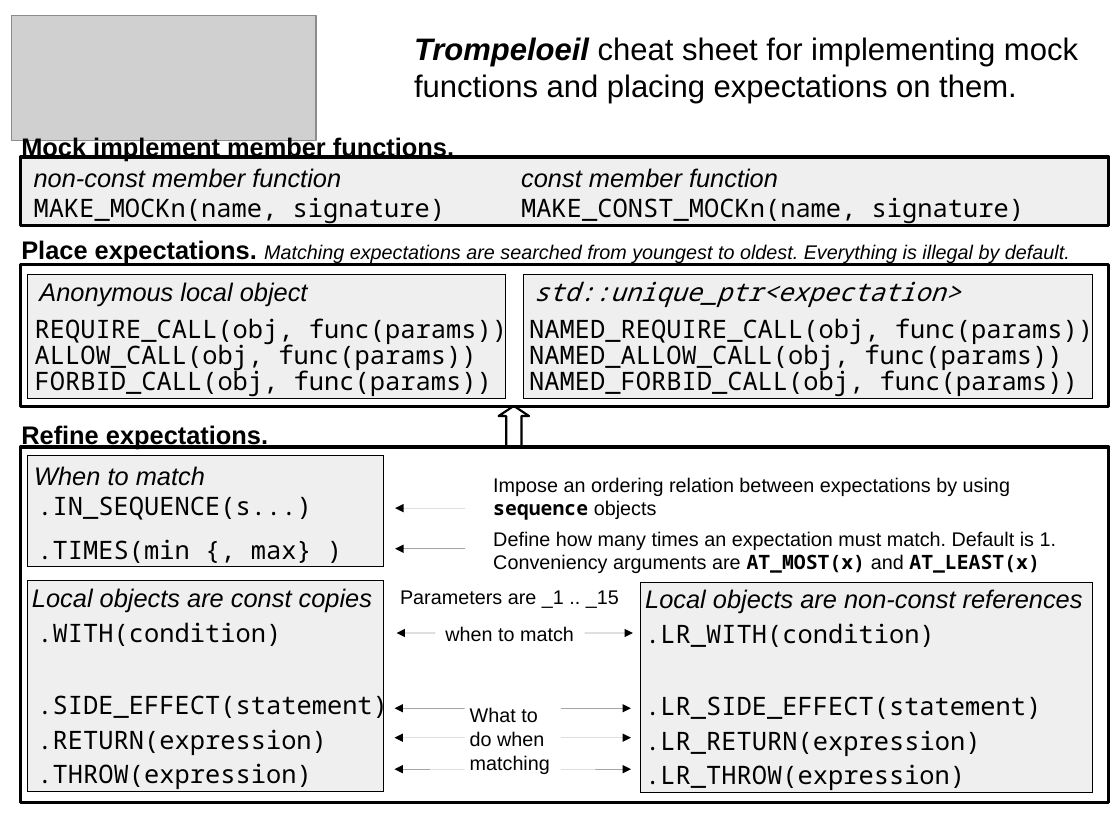
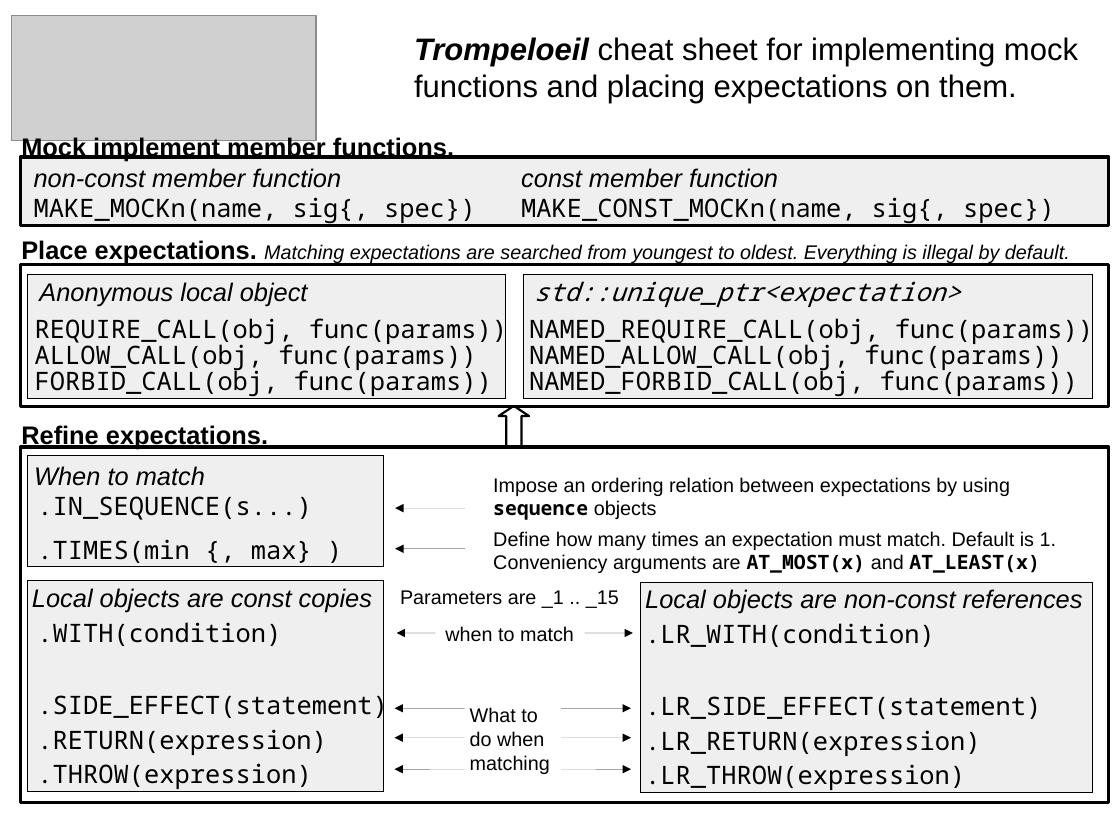
Before and after one commit to rollbear/trompeloeil, a slide deck: slide 1 of docs/trompeloeil_cheat_sheet.odp. Drawn at 1120x840 pixels with LibreOffice and Linux fonts; fonts in the diff are those of the drawing; grey boxes stand for pictures. Boxes give left, top, right and bottom in pixels: in the first picture for what was removed or moved away, otherwise in the second. Text is boxed around its words. In the diff, an @@ line names an element or a change of style, - is before the commit and + after.

```diff
--- a/docs/trompeloeil_cheat_sheet.odp
+++ b/docs/trompeloeil_cheat_sheet.odp
@@ text at box(34, 168, 475, 225): text changed @@
-non-const member function
-MAKE_MOCKn(name, signature)
+non-const member function
+MAKE_MOCKn(name, sig{, spec})
@@ text at box(521, 168, 1054, 225): text changed @@
-const member function
-MAKE_CONST_MOCKn(name, signature)
+const member function
+MAKE_CONST_MOCKn(name, sig{, spec})
```
Also in this commit, not shown: 1 other slide changed, 1 other file.
